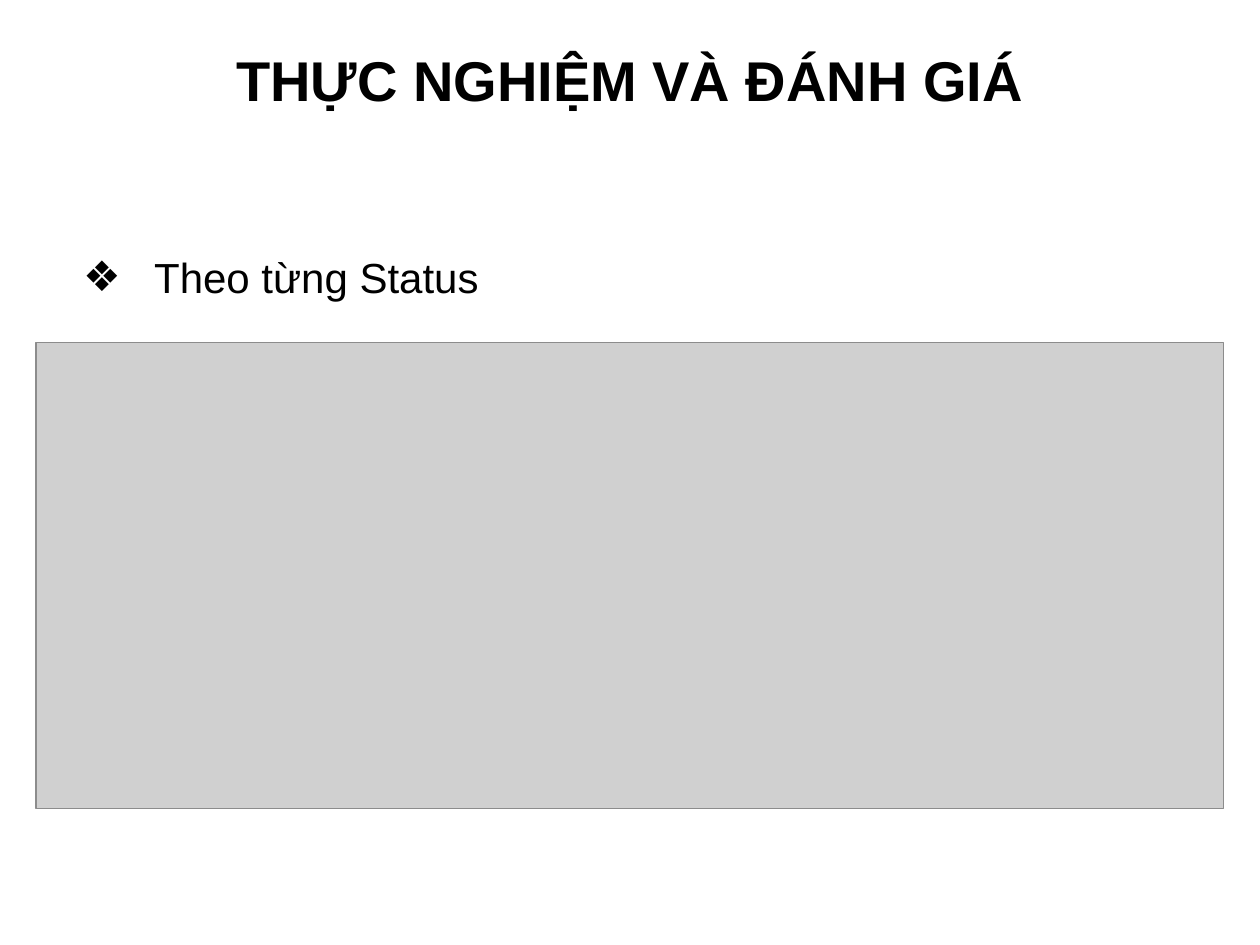
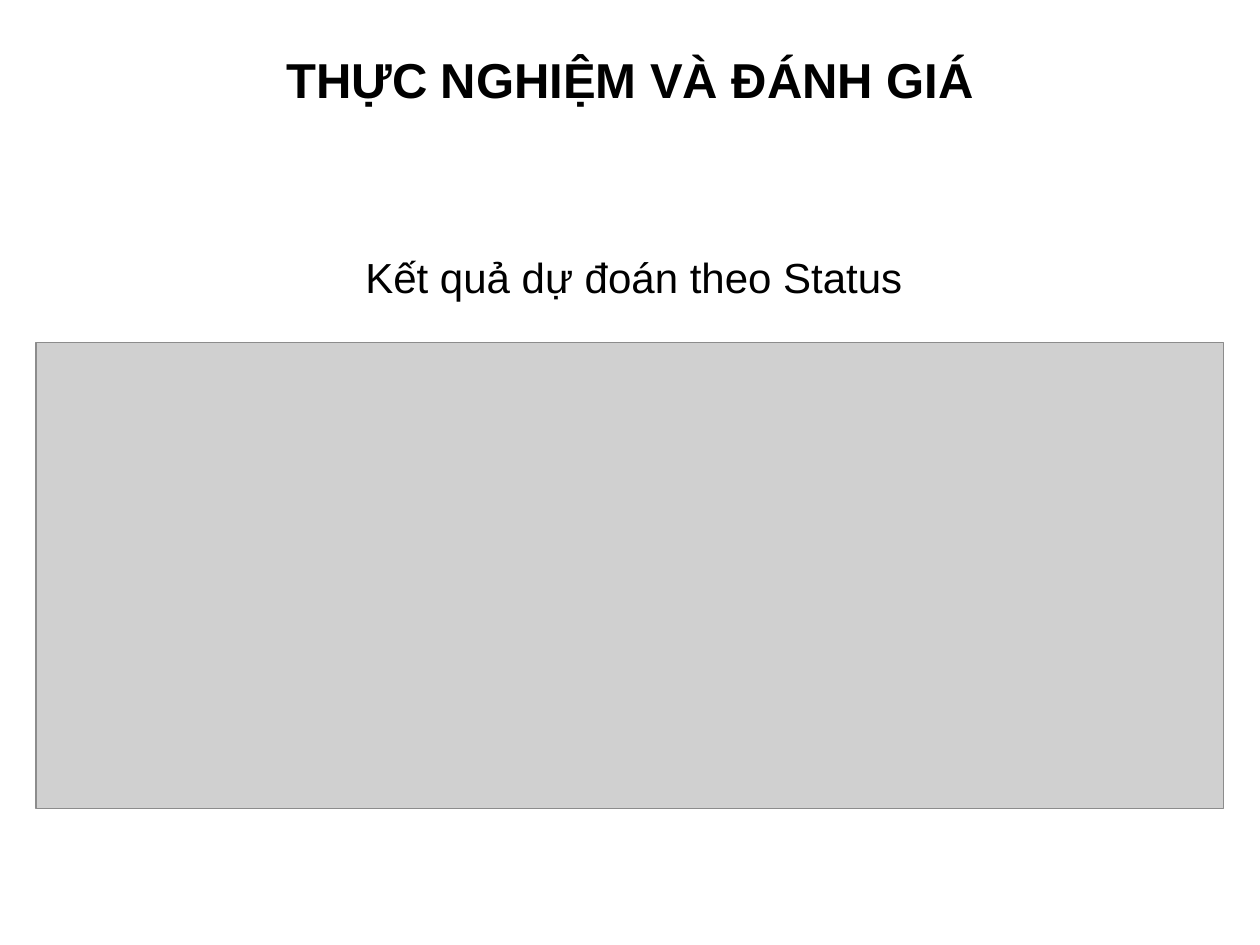
Before and after one commit to truonghaibg/thesis, a slide deck: slide 17 of tchai/Slide_LuanVan_TruongCongHai.ppt (slide 13 before the commit). Drawn at 1260x945 pixels with LibreOffice and Linux fonts; fonts in the diff are those of the drawing; grey boxes stand for pictures; background and template pictures are left out. Boxes give left, top, right and bottom in pixels: in the first picture for what was removed or moved away, otherwise in the second. Text is boxed around its words. In the diff, an @@ line names an element or a change of style, - is before the commit and + after.

```diff
--- a/tchai/Slide_LuanVan_TruongCongHai.ppt
+++ b/tchai/Slide_LuanVan_TruongCongHai.ppt
@@ title "THỰC NGHIỆM VÀ ĐÁNH GIÁ" at [286,60,974,107]: size 32 to 28 pt @@
@@ text at [365,260,902,302]: text changed @@
-❖ Theo từng Status
+Kết quả dự đoán theo Status
```
Also in this commit, not shown: 14 other slides changed, 7 slides added, 5 slides removed.
